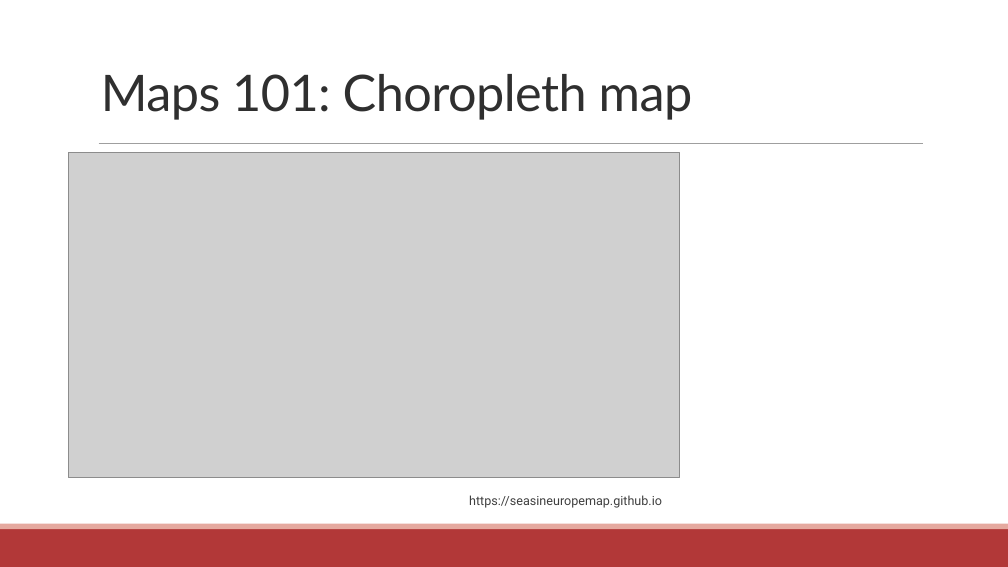
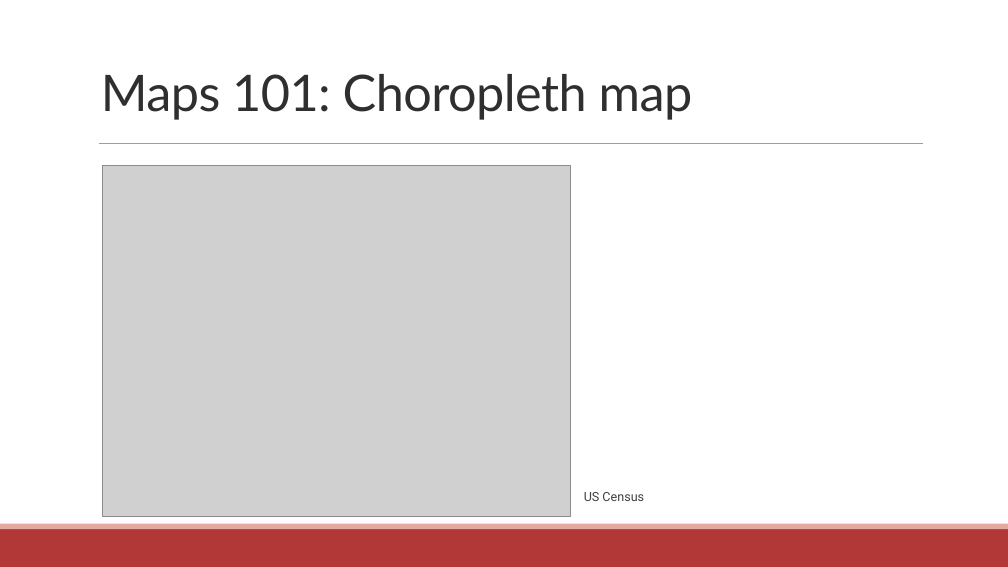
Before and after one commit to communitymaplab/geog4300_datascience, a slide deck: slide 8 of in_class_slides/geog4300_L09-Visualizing and describing spatial data.pptx. Drawn at 1008x567 pixels with LibreOffice and Linux fonts; fonts in the diff are those of the drawing; grey boxes stand for pictures. Boxes give left, top, right and bottom in pixels: in the first picture for what was removed or moved away, otherwise in the second. Text is boxed around its words. In the diff, an @@ line names an element or a change of style, - is before the commit and + after.

```diff
--- a/in_class_slides/geog4300_L09-Visualizing and describing spatial data.pptx
+++ b/in_class_slides/geog4300_L09-Visualizing and describing spatial data.pptx
@@ picture: place and size @@
-picture at <box>68,153,680,478</box>
+picture at <box>103,166,570,516</box>
@@ text at <box>584,492,644,501</box>: text changed @@
-https://seasineuropemap.github.io
+US Census
```
Also in this commit, not shown: 2 other slides changed, 10 other files.
